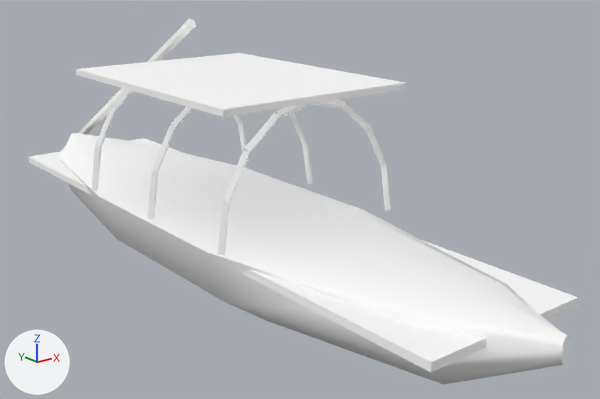
Two versions of the Blender file art/env/boat.blend, one commit apart.
Both versions are drawn from a 50 mm camera at (-3.03, -4.48, 2.28) aimed at (0.52, -0.05, 0.51). Lighting does not change. The marker at lower left points along +X, +Y and +Z. The first picture is the older version.

Objects in the first picture: 'Boat'.
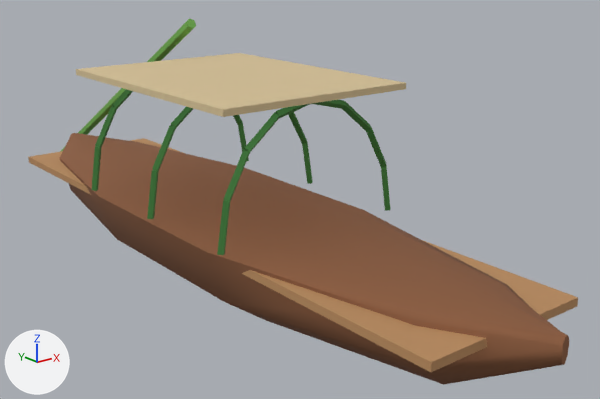
Diff of the bpy script that builds the scene:
```diff
--- a/art/env/boat.blend.py
+++ b/art/env/boat.blend.py
@@ mat_vk_vcol @@
 n0 = _N.new('ShaderNodeBsdfPrincipled'); n0.name = 'Principled BSDF'
-n0.inputs[0].default_value = (1.0, 1.0, 1.0, 1.0)  # 'Base Color', white #ffffff
 n0.inputs[2].default_value = 0.9  # 'Roughness'
 n1 = _N.new('ShaderNodeOutputMaterial'); n1.name = 'Material Output'
+n2 = _N.new('ShaderNodeVertexColor'); n2.name = 'Color Attribute'
+n2.layer_name = 'Color'
 _L.new(n0.outputs[0], n1.inputs[0])  # 'BSDF' to 'Surface'
+_L.new(n2.outputs[0], n0.inputs[0])  # 'Color' to 'Base Color'
@@ me_boat @@
 # used by ob_boat; location = (0.0, 0.0, 0.0)
-me_boat.from_pydata(...)  # 280 vertices, 216 faces; spans x -0.68..0.68, y -2.6..3.61, z -0.02..1.73
+me_boat.from_pydata(...)  # 238 vertices, 216 faces; spans x -0.68..0.68, y -2.6..3.61, z -0.02..1.73
+# me_boat part 1
+# 14 vertices are removed from x -0.6..0.6, y -0.83..-0.77, z 0.91..1.4
+# 35 faces are deleted
+# 35 new faces join them, smooth
+# me_boat part 2
+# 14 vertices are removed from x -0.6..0.6, y -0.03..0.03, z 0.91..1.4
+# 34 faces are deleted
+# 34 new faces join them, smooth
+# me_boat part 3
+# 14 vertices are removed from x -0.6..0.6, y 0.77..0.83, z 0.91..1.4
+# 33 faces are deleted
+# 33 new faces join them, smooth
+# me_boat part 4: 114 kept faces spanning x -0.68..0.68, y -2.6..3.61, z -0.02..1.73 get new vertex colours
 me_boat.materials.append(mat_vk_vcol)
```

Boxes (x1, y1, x2, y2) around the edits, measured in the pictures (600 x 399 px; the box of a moved part takes in the faces that stretch with it):
'Boat', recoloured (darker): (28, 19, 578, 385) in both
part 1 of me_boat, moved or reshaped: (217, 100, 386, 255) in both
part 2 of me_boat, moved or reshaped: (147, 107, 307, 219) in both
part 3 of me_boat, moved or reshaped: (92, 89, 243, 191) in both
part 4 of me_boat, recoloured (darker): (28, 19, 578, 385) in both
